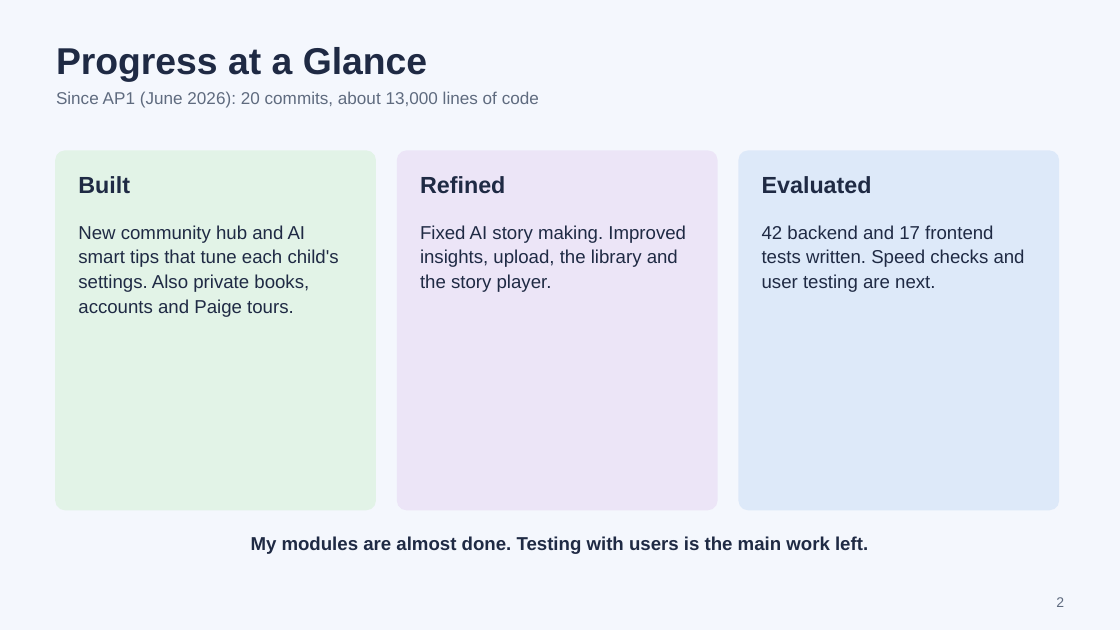
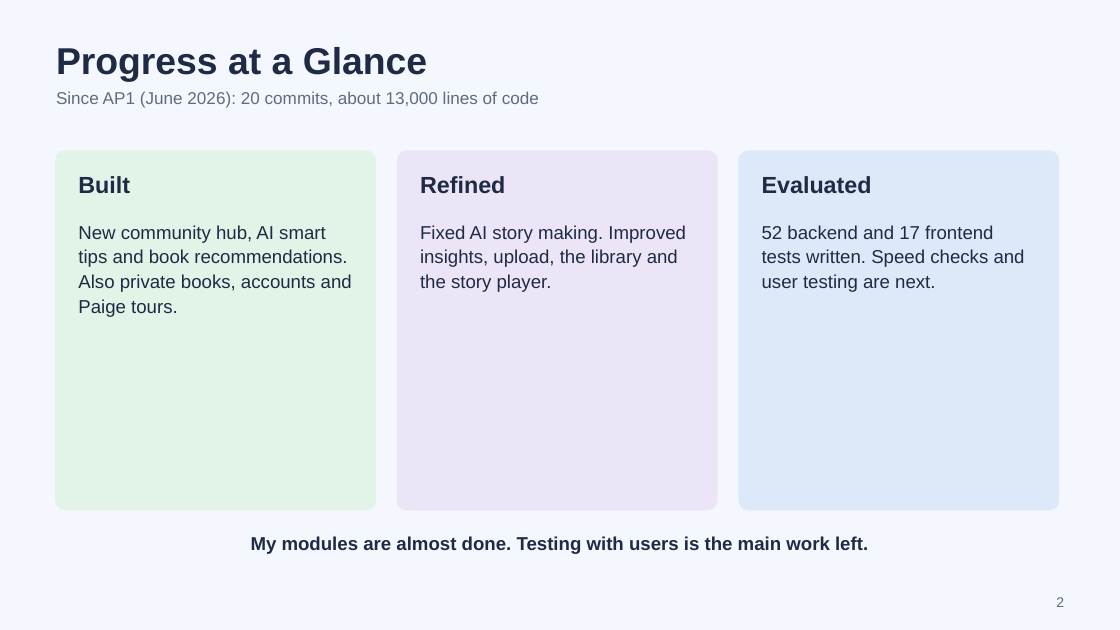
Before and after one commit to scz912/autism_audiobook, a slide deck: slide 2 of deliverables/Visual_Playlist_AP2_Progress.pptx. Drawn at 1120x630 pixels with LibreOffice and Linux fonts; fonts in the diff are those of the drawing. Boxes give left, top, right and bottom in pixels: in the first picture for what was removed or moved away, otherwise in the second. Text is boxed around its words. In the diff, an @@ line names an element or a change of style, - is before the commit and + after.

```diff
--- a/deliverables/Visual_Playlist_AP2_Progress.pptx
+++ b/deliverables/Visual_Playlist_AP2_Progress.pptx
@@ text at <box>78,225,352,317</box>: text changed @@
-New community hub and AI smart tips that tune each child's settings. Also private books, accounts and Paige tours.
+New community hub, AI smart tips and book recommendations. Also private books, accounts and Paige tours.
@@ text at <box>762,225,1025,292</box>: text changed @@
-42 backend and 17 frontend tests written. Speed checks and user testing are next.
+52 backend and 17 frontend tests written. Speed checks and user testing are next.
```
Also in this commit, not shown: 9 other slides changed, 2 slides added, 8 other files.
